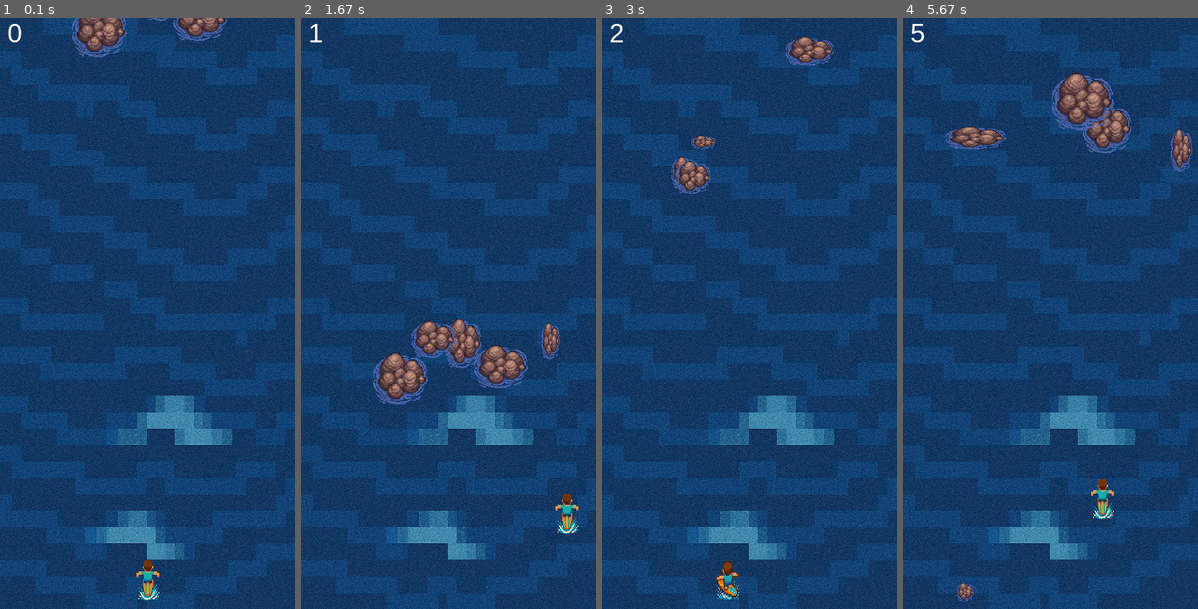
Above: before the commit, frames 1-4 (left to right).
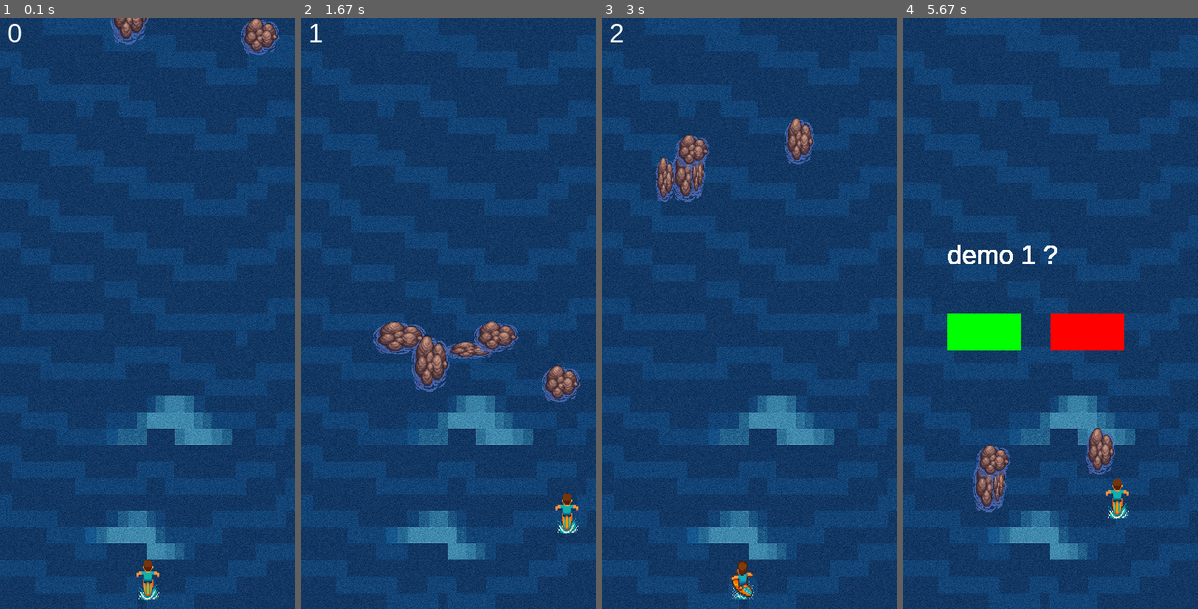
Above: after the commit, the same moments.

Repository: Sharu-K11/Games
Game: pygame game, started from Surfer_GAME/game.py
Same seed, same stepped clock (60 frames per second), same inputs: the game is played once before the commit and once after it.
Inputs (mouse positions are in pixels of both pictures, inside the frame that each line leads up to):
- Up to frame 1 (0.1 s): no input
- Up to frame 2 (1.67 s): hold Right 0.33-0.8 s; hold Up 0.83-1.13 s; hold Right 1.17-1.63 s
- Up to frame 3 (3 s): hold Left 1.67-2.2 s; click (684, 331) at 2.28 s; hold Down 2.57-2.87 s; hold Left from 2.9 s (still down)
- Up to frame 4 (5.67 s): release Left at 3.3 s; hold Up 3.33-3.7 s; hold Right 3.73-4.37 s; click (1156, 520) at 4.45 s

The runs differ from the first frame. In frame 1, 2.3% of the frame differs, in the area x 24-95%, y 0-7%; in frame 2, 5.6%; in frame 3, 3.1%; in frame 4, 9.1%, in the area x 2-98%, y 1-99%.

Commit message:
Game pause & user input machanism added

Diff:
--- /dev/null
+++ b/Assets_Demo/pygame_menu.py
@@ -0,0 +1,14 @@
+import pygame
+
+
+
+
+pygame.init()
+
+
+W ,H = 400 ,8000
+pygame.display.set_mode(W,H)
+
+
+
+pygame.quit()
--- a/Surfer_GAME/game.py
+++ b/Surfer_GAME/game.py
@@ -1,19 +1,57 @@
 import pygame
 import sys
 import random
-import time
 
 WIDTH, HEIGHT = 400, 800
 
-def gen_rock(rock_count , curret_count, rock_lyst,rock_types):
-    needed_rock = rock_count -curret_count
-    if (needed_rock > 0 ):
-        for _ in range (0,needed_rock):
-            rock_x = random.randint(20 , WIDTH)
-            rock_y = - random.randint(20,100)
-            rock_width = random.randint(20,90)
-            rock_height = random.randint(20,90)
-            rock = pygame.Rect(rock_x ,rock_y , rock_width,rock_height)
+
+def quiz(window, font):
+    question_lyst = ["demo 1 ? ", "demo 2 ?"]
+    answer_lyst = [0, 1]
+    random_ques = random.randint(0, 1)
+    question = question_lyst[random_ques]
+    answer = answer_lyst[random_ques]
+    question_surface = font.render(f"{question}", True, (255, 255, 255))
+    pause = True
+    cont = False
+    yes_rect = pygame.Rect(60, 400, 100, 50)
+    no_rect = pygame.Rect(200, 400, 100, 50)
+
+    while pause:
+        pygame.display.update()
+        window.blit(question_surface, (60, 300))
+        pygame.draw.rect(window, "green", yes_rect)
+        pygame.draw.rect(window, "red", no_rect)
+
+        for event in pygame.event.get():
+            if event.type == pygame.QUIT:
+                pause = False
+                break
+
+            if event.type == pygame.MOUSEBUTTONDOWN:
+                if yes_rect.collidepoint(event.pos):
+                    pause = False
+                    if answer == 1:
+                        cont = True
+                    break
+                if no_rect.collidepoint(event.pos):
+                    pause = False
+                    if answer == 0:
+                        cont = True
+                    break
+
+    return cont
+
+
+def gen_rock(rock_count, curret_count, rock_lyst, rock_types):
+    needed_rock = rock_count - curret_count
+    if needed_rock > 0:
+        for _ in range(0, needed_rock):
+            rock_x = random.randint(20, WIDTH)
+            rock_y = -random.randint(20, 100)
+            rock_width = random.randint(20, 90)
+            rock_height = random.randint(20, 90)
+            rock = pygame.Rect(rock_x, rock_y, rock_width, rock_height)
             rock_lyst.append(rock)
 
     return rock_lyst
@@ -28,67 +66,66 @@
     FPS = 60
     RUNNING = True
 
-
-
     PLAYER_VEL = 5
     PLAYER_RECT = pygame.Rect(WIDTH // 2 - 20, HEIGHT - 70, 40, 60)
 
-    #player images loading for movements
-    PLAYER_IMAGE_STRAIGHT = pygame.image.load("resource/images/characters/boy.png").convert_alpha()
+    # player images loading for movements
+    PLAYER_IMAGE_STRAIGHT = pygame.image.load(
+        "resource/images/characters/boy.png"
+    ).convert_alpha()
     PLAYER_IMAGE_STRAIGHT = pygame.transform.scale(PLAYER_IMAGE_STRAIGHT, (40, 60))
 
     PLAYER_IMAGE_LEFT = pygame.image.load("resource/images/characters/boyleft.png")
-    PLAYER_IMAGE_LEFT = pygame.transform.scale(PLAYER_IMAGE_LEFT,(40,60))
+    PLAYER_IMAGE_LEFT = pygame.transform.scale(PLAYER_IMAGE_LEFT, (40, 60))
 
-    PLAYER_IMAGE_RIGHT = pygame.image.load("resource/images/characters/boyright.png").convert_alpha()
-    PLAYER_IMAGE_RIGHT = pygame.transform.scale(PLAYER_IMAGE_RIGHT, (40,60))
+    PLAYER_IMAGE_RIGHT = pygame.image.load(
+        "resource/images/characters/boyright.png"
+    ).convert_alpha()
+    PLAYER_IMAGE_RIGHT = pygame.transform.scale(PLAYER_IMAGE_RIGHT, (40, 60))
 
-    #background image
+    # background image
     BG_IMAGE = pygame.image.load("resource/images/characters/ocean.png").convert_alpha()
-    BG_IMAGE = pygame.transform.scale(BG_IMAGE , (WIDTH,HEIGHT))
+    BG_IMAGE = pygame.transform.scale(BG_IMAGE, (WIDTH, HEIGHT))
 
     # SOUND AND MUSIC
     collison_sound = pygame.mixer.Sound("resource/audio/surfboard_rock_collision.wav")
     pygame.mixer.music.load("resource/audio/surfer_bg_loop_140bpm.wav")
 
     # FONT SETTINGS
-    font = pygame.font.SysFont('Arial', 36)
+    font = pygame.font.SysFont("Arial", 36)
 
-	# TYPE OF ROCK LYST
+    # TYPE OF ROCK LYST
     ROCK_TYPES = []
-    for idx in range (0,3):
+    for idx in range(0, 3):
         rock_name = f"rock_{idx}.png"
-        path =  "resource/images/characters/{rock_name}"
+        path = "resource/images/characters/{rock_name}"
 
-        print(rock_name,path)
+        print(rock_name, path)
         # ROCK = pygame.image.load(path).convert_alpha()
         # ROCK = pygame.transform.scale(ROCK,(((idx+1)*10),((idx+1)*10)))
         # ROCK_TYPES.append(ROCK)
 
-
-    ROCK_IMAGE = pygame.image.load("resource/images/characters/rock_2.png").convert_alpha()
-
-
+    ROCK_IMAGE = pygame.image.load(
+        "resource/images/characters/rock_2.png"
+    ).convert_alpha()
 
     ROCK_COUNT = 5
     ROCK_LYST = []
     ROCK_VEL = 5
 
-    #BG MUSIC
+    # BG MUSIC
     pygame.mixer.music.play(-1)
 
     while RUNNING:
         CLOCK.tick(FPS)
         WINDOW.fill((255, 255, 255))
-        WINDOW.blit(BG_IMAGE,(0,0))
+        WINDOW.blit(BG_IMAGE, (0, 0))
 
-        ROCK_LYST = gen_rock(ROCK_COUNT , len(ROCK_LYST),ROCK_LYST , ROCK_TYPES)
+        ROCK_LYST = gen_rock(ROCK_COUNT, len(ROCK_LYST), ROCK_LYST, ROCK_TYPES)
 
-        time_tick = (pygame.time.get_ticks())//1000
+        time_tick = (pygame.time.get_ticks()) // 1000
 
-
-        text_surface = font.render(f' {time_tick}', True, (255, 255, 255)) # White text
-
+        text_surface = font.render(f" {time_tick}", True, (255, 255, 255))  # White text
 
         for event in pygame.event.get():
             if event.type == pygame.QUIT:
@@ -98,7 +135,7 @@
         if keys[pygame.K_LEFT]:
             if PLAYER_RECT.x > 20:
                 PLAYER_RECT.x -= PLAYER_VEL
-                PLAYER_IMAGE = PLAYER_IMAGE_LEFT # SMART MOTHERFUCKE
+                PLAYER_IMAGE = PLAYER_IMAGE_LEFT  # SMART MOTHERFUCKE
         if keys[pygame.K_RIGHT]:
             if PLAYER_RECT.x < WIDTH - 60:
                 PLAYER_RECT.x += PLAYER_VEL
@@ -113,26 +150,26 @@
         # Draw the player rectangle so it's visible
         #    pygame.draw.rect(WINDOW, (0, 0, 0), PLAYER_RECT)
 
-
         # DRAWING AREA
         WINDOW.blit(PLAYER_IMAGE, (PLAYER_RECT.x, PLAYER_RECT.y))
 
-        for rock in ROCK_LYST[:] :
+        for rock in ROCK_LYST[:]:
             rock.y = rock.y + ROCK_VEL
             # pygame.draw.rect(WINDOW,(255,44,22),rock)
-            render_rock = pygame.transform.scale(ROCK_IMAGE,(rock.width,rock.height))
-            WINDOW.blit(render_rock,(rock.x,rock.y))
-            if ( rock.y > HEIGHT ) :
+            render_rock = pygame.transform.scale(ROCK_IMAGE, (rock.width, rock.height))
+            WINDOW.blit(render_rock, (rock.x, rock.y))
+            if rock.y > HEIGHT:
                 ROCK_LYST.remove(rock)
 
-            if (PLAYER_RECT.colliderect(rock)):
+            if PLAYER_RECT.colliderect(rock):
                 collison_sound.play()
                 ROCK_LYST.remove(rock)
+                cont = quiz(WINDOW, font)
+                if not cont:
+                    RUNNING = False
+                ROCK_LYST = []
 
-        WINDOW.blit(text_surface,(0,0))
-
-
-
+        WINDOW.blit(text_surface, (0, 0))
 
         pygame.display.update()
 
